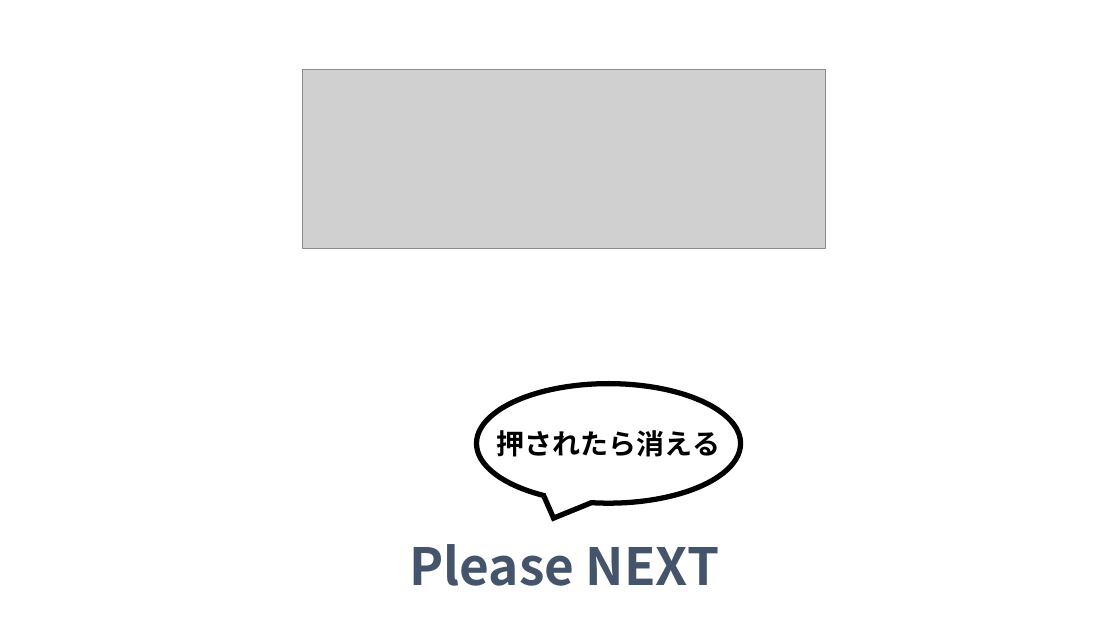
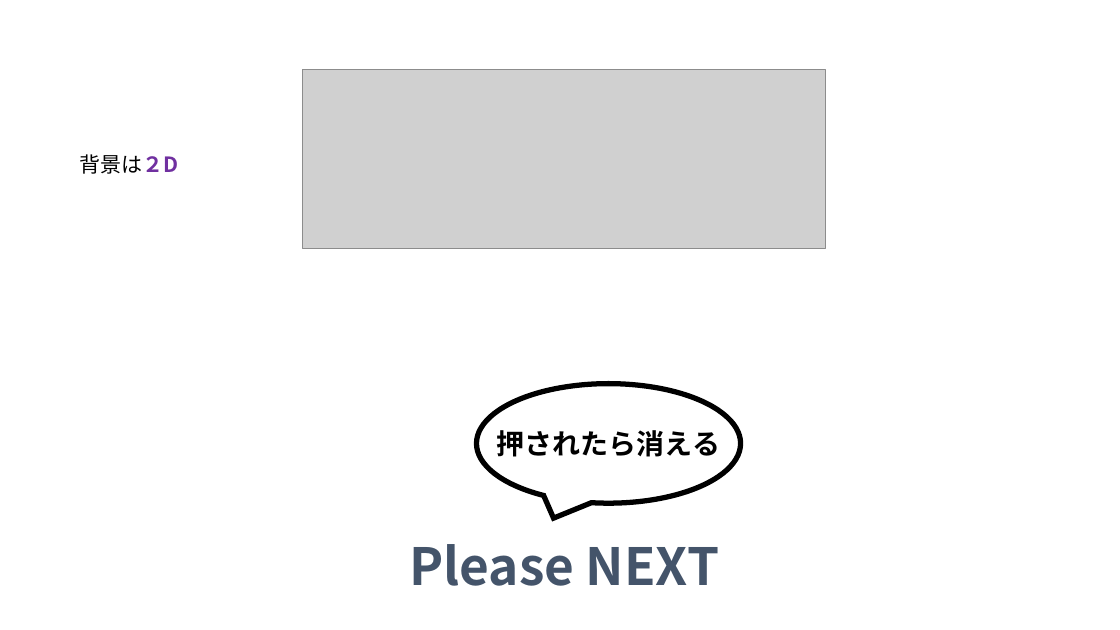
Before and after one commit to MizukiKato0416/sotsugyou_time_kato, a slide deck: slide 33 of 卒業制作_大元タイトル構成.pptx (slide 32 before the commit). Drawn at 1120x630 pixels with LibreOffice and Linux fonts; fonts in the diff are those of the drawing; grey boxes stand for pictures. Boxes give left, top, right and bottom in pixels: in the first picture for what was removed or moved away, otherwise in the second. Text is boxed around its words. In the diff, an @@ line names an element or a change of style, - is before the commit and + after.

```diff
--- a/卒業制作_大元タイトル構成.pptx
+++ b/卒業制作_大元タイトル構成.pptx
@@ text added at bbox=[79, 154, 178, 174], 18 pt, text #000000 @@
+背景は２D
```
Also in this commit, not shown: 1 slide added.
